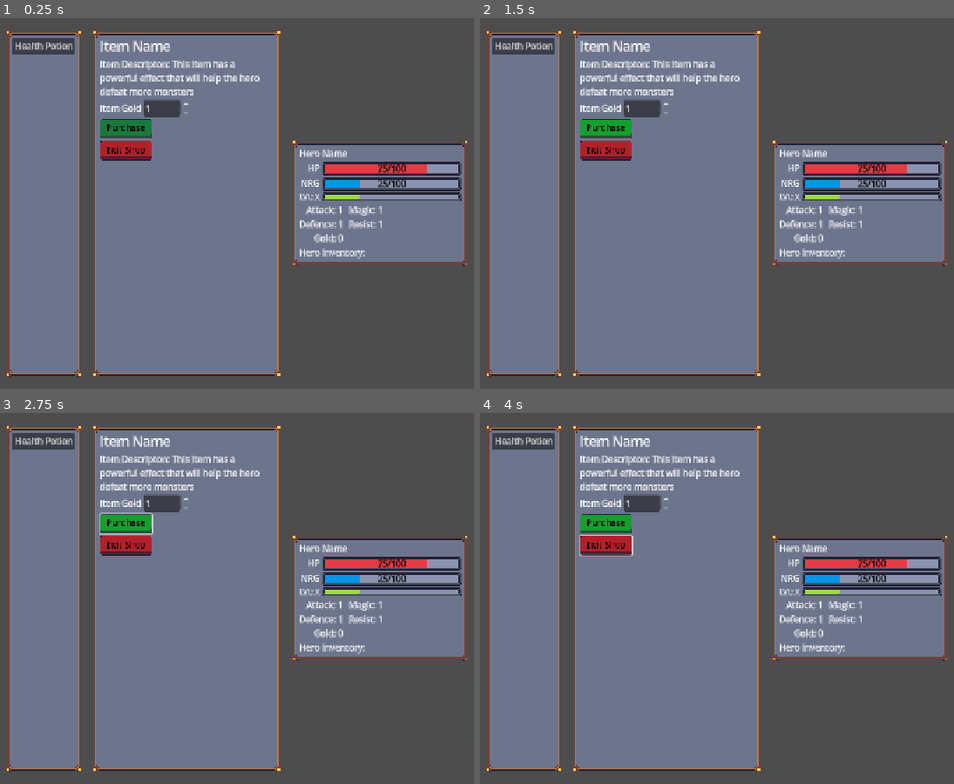
Above: before the commit, frames 1-4 (two rows, left to right).
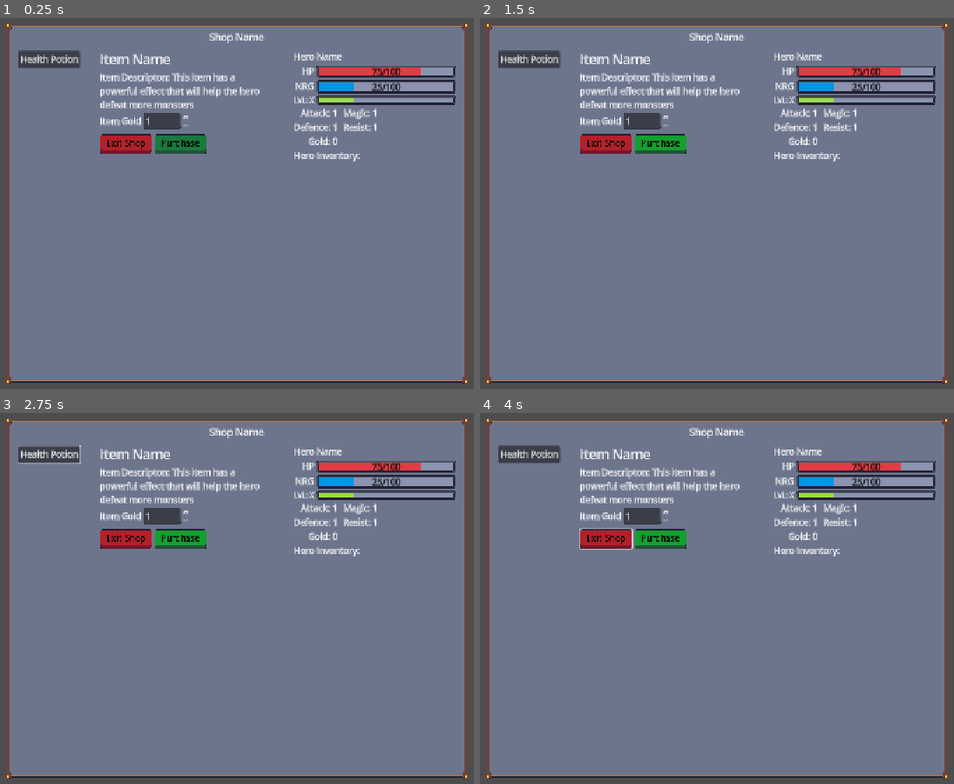
Above: after the commit, the same moments.

Repository: navtges3/PixelValley
Game: Godot game, scene res://scenes/ui/screens/shop_screen.tscn
The game is run twice, just before and just after one commit, with the same random seed, the same clock (stepped at 60 frames per second) and the same inputs. This scene is started directly instead of the project's main scene. Sound files missing from this copy of the repository are replaced by a short silence.
Inputs:
- Up to frame 1 (0.25 s): no input
- Up to frame 2 (1.5 s): click "Health Potion" at 0.5 s; click "Purchase" at 1.25 s
- Up to frame 3 (2.75 s): tap Enter at 2 s; hold Right (ui_right) from 2.03 s (still down); hold Tab (open_hud) from 2.03 s (still down)
- Up to frame 4 (4 s): tap Space at 2.75 s; release Right (ui_right) at 2.78 s; release Tab (open_hud) at 2.78 s; hold Down (ui_down) 2.78-3.53 s; tap Tab (open_hud) at 2.85 s; tap Enter at 3.5 s; hold Right (ui_right) from 3.53 s (still down); hold Tab (open_hud) from 3.53 s (still down)

The runs differ from the first frame. In frame 1, 42% of the frame differs, in the area x 1-99%, y 1-99%; in frame 2, 42%; in frame 3, 42%; in frame 4, 42%.
Error in both runs: Invalid access to property or key 'potion_shop' on a base object of type 'Nil'. (res://scripts/ui/screens/shop_screen.gd:56)

Commit message:
feat: Update shop screen layout and connections for improved structure

Diff:
--- a/scenes/ui/screens/shop_screen.tscn
+++ b/scenes/ui/screens/shop_screen.tscn
@@ -15,86 +15,101 @@
 grow_horizontal = 2
 grow_vertical = 2
 script = ExtResource("1_wjsap")
-shop_type = null
 
-[node name="ShopNameLabel" type="Label" parent="." unique_id=559161195]
-layout_mode = 1
-anchors_preset = -1
-anchor_left = 0.5
-anchor_top = 0.145
-anchor_right = 0.5
-anchor_bottom = 0.145
-grow_horizontal = 2
-text = "Shop Name"
+[node name="ShopManager" type="Node" parent="." unique_id=898180851]
+script = ExtResource("5_8niu3")
 
-[node name="HBoxContainer" type="HBoxContainer" parent="." unique_id=979985274]
+[node name="PanelContainer" type="PanelContainer" parent="." unique_id=427555005]
 layout_mode = 1
 anchors_preset = 8
 anchor_left = 0.5
 anchor_top = 0.5
 anchor_right = 0.5
 anchor_bottom = 0.5
-offset_left = -461.0
-offset_top = -320.0
-offset_right = 461.0
-offset_bottom = 320.0
+offset_left = -427.0
+offset_top = -333.0
+offset_right = 427.0
+offset_bottom = 333.0
 grow_horizontal = 2
 grow_vertical = 2
+theme = ExtResource("4_vyyrr")
+
+[node name="VBoxContainer" type="VBoxContainer" parent="PanelContainer" unique_id=1116611542]
+layout_mode = 2
+
+[node name="ShopNameLabel" type="Label" parent="PanelContainer/VBoxContainer" unique_id=559161195]
+layout_mode = 2
+theme_override_font_sizes/font_size = 18
+text = "Shop Name"
+horizontal_alignment = 1
+vertical_alignment = 1
+
+[node name="HSeparator" type="HSeparator" parent="PanelContainer/VBoxContainer" unique_id=1824778853]
+layout_mode = 2
+
+[node name="HBoxContainer" type="HBoxContainer" parent="PanelContainer/VBoxContainer" unique_id=979985274]
+layout_mode = 2
 theme_override_constants/separation = 16
 alignment = 1
 
-[node name="ListPanelContainer" type="PanelContainer" parent="HBoxContainer" unique_id=127267311]
-custom_minimum_size = Vector2(0, 640)
-layout_mode = 2
-size_flags_horizontal = 4
-size_flags_vertical = 4
-theme = ExtResource("4_vyyrr")
-
-[node name="ScrollContainer" type="ScrollContainer" parent="HBoxContainer/ListPanelContainer" unique_id=1502094098]
+[node name="ScrollContainer" type="ScrollContainer" parent="PanelContainer/VBoxContainer/HBoxContainer" unique_id=1502094098]
 layout_mode = 2
 horizontal_scroll_mode = 0
 
-[node name="ItemList" type="VBoxContainer" parent="HBoxContainer/ListPanelContainer/ScrollContainer" unique_id=1345505191]
+[node name="ItemList" type="VBoxContainer" parent="PanelContainer/VBoxContainer/HBoxContainer/ScrollContainer" unique_id=1345505191]
 layout_mode = 2
 
-[node name="Button" type="Button" parent="HBoxContainer/ListPanelContainer/ScrollContainer/ItemList" unique_id=2030915421]
+[node name="Button" type="Button" parent="PanelContainer/VBoxContainer/HBoxContainer/ScrollContainer/ItemList" unique_id=2030915421]
 layout_mode = 2
 text = "Health Potion"
 
-[node name="InfoPanelContainer" type="PanelContainer" parent="HBoxContainer" unique_id=938038825]
-custom_minimum_size = Vector2(0, 640)
-layout_mode = 2
-size_flags_horizontal = 4
-size_flags_vertical = 4
-theme = ExtResource("4_vyyrr")
-
-[node name="VBoxContainer" type="VBoxContainer" parent="HBoxContainer/InfoPanelContainer" unique_id=1799574486]
+[node name="HSeparator" type="HSeparator" parent="PanelContainer/VBoxContainer/HBoxContainer/ScrollContainer/ItemList" unique_id=685240961]
 layout_mode = 2
 
-[node name="ItemNameLabel" type="Label" parent="HBoxContainer/InfoPanelContainer/VBoxContainer" unique_id=1409757400]
+[node name="VSeparator" type="VSeparator" parent="PanelContainer/VBoxContainer/HBoxContainer" unique_id=487013773]
+layout_mode = 2
+
+[node name="ItemContainer" type="VBoxContainer" parent="PanelContainer/VBoxContainer/HBoxContainer" unique_id=1799574486]
+layout_mode = 2
+
+[node name="ItemNameLabel" type="Label" parent="PanelContainer/VBoxContainer/HBoxContainer/ItemContainer" unique_id=1409757400]
 layout_mode = 2
 theme_override_font_sizes/font_size = 24
 text = "Item Name"
 
-[node name="ItemDescriptionLabel" type="Label" parent="HBoxContainer/InfoPanelContainer/VBoxContainer" unique_id=20343323]
+[node name="ItemDescriptionLabel" type="Label" parent="PanelContainer/VBoxContainer/HBoxContainer/ItemContainer" unique_id=20343323]
 custom_minimum_size = Vector2(320, 0)
 layout_mode = 2
 text = "Item Descripton: This item has a powerful effect that will help the hero defeat more monsters"
 autowrap_mode = 2
 
-[node name="HBoxContainer" type="HBoxContainer" parent="HBoxContainer/InfoPanelContainer/VBoxContainer" unique_id=602352072]
+[node name="CostContainer" type="HBoxContainer" parent="PanelContainer/VBoxContainer/HBoxContainer/ItemContainer" unique_id=602352072]
 layout_mode = 2
 
-[node name="ItemCostLabel" type="Label" parent="HBoxContainer/InfoPanelContainer/VBoxContainer/HBoxContainer" unique_id=2124260684]
+[node name="ItemCostLabel" type="Label" parent="PanelContainer/VBoxContainer/HBoxContainer/ItemContainer/CostContainer" unique_id=2124260684]
 layout_mode = 2
 text = "Item Gold"
 
-[node name="SpinBox" type="SpinBox" parent="HBoxContainer/InfoPanelContainer/VBoxContainer/HBoxContainer" unique_id=1426867500]
+[node name="QuantitySpinBox" type="SpinBox" parent="PanelContainer/VBoxContainer/HBoxContainer/ItemContainer/CostContainer" unique_id=1426867500]
 layout_mode = 2
 min_value = 1.0
 value = 1.0
 
-[node name="PurchaseButton" type="Button" parent="HBoxContainer/InfoPanelContainer/VBoxContainer" unique_id=296293788]
+[node name="ability_container" type="VBoxContainer" parent="PanelContainer/VBoxContainer/HBoxContainer/ItemContainer" unique_id=1211328124]
+layout_mode = 2
+
+[node name="HBoxContainer" type="HBoxContainer" parent="PanelContainer/VBoxContainer/HBoxContainer/ItemContainer" unique_id=687292725]
+layout_mode = 2
+
+[node name="ExitButton" type="Button" parent="PanelContainer/VBoxContainer/HBoxContainer/ItemContainer/HBoxContainer" unique_id=1691211180]
+custom_minimum_size = Vector2(96, 32)
+layout_mode = 2
+size_flags_horizontal = 0
+size_flags_vertical = 0
+theme = ExtResource("2_ec12o")
+text = "Exit Shop"
+
+[node name="PurchaseButton" type="Button" parent="PanelContainer/VBoxContainer/HBoxContainer/ItemContainer/HBoxContainer" unique_id=296293788]
 custom_minimum_size = Vector2(96, 32)
 layout_mode = 2
 size_flags_horizontal = 0
@@ -102,37 +117,26 @@
 theme = ExtResource("1_6epuk")
 text = "Purchase"
 
-[node name="ExitButton" type="Button" parent="HBoxContainer/InfoPanelContainer/VBoxContainer" unique_id=1691211180]
-custom_minimum_size = Vector2(96, 32)
-layout_mode = 2
-size_flags_horizontal = 0
-size_flags_vertical = 0
-theme = ExtResource("2_ec12o")
-text = "Exit Shop"
-
-[node name="ability_container" type="VBoxContainer" parent="HBoxContainer/InfoPanelContainer/VBoxContainer" unique_id=1211328124]
+[node name="HSeparator" type="HSeparator" parent="PanelContainer/VBoxContainer/HBoxContainer/ItemContainer" unique_id=1394894622]
 layout_mode = 2
 
-[node name="HeroPanelContainer" type="PanelContainer" parent="HBoxContainer" unique_id=483686062]
-layout_mode = 2
-size_flags_horizontal = 4
-size_flags_vertical = 4
-theme = ExtResource("4_vyyrr")
-
-[node name="VBoxContainer" type="VBoxContainer" parent="HBoxContainer/HeroPanelContainer" unique_id=1742232913]
+[node name="VSeparator2" type="VSeparator" parent="PanelContainer/VBoxContainer/HBoxContainer" unique_id=1596020135]
 layout_mode = 2
 
-[node name="HeroUI" parent="HBoxContainer/HeroPanelContainer/VBoxContainer" unique_id=1959400994 instance=ExtResource("3_ec12o")]
+[node name="HeroInfo" type="VBoxContainer" parent="PanelContainer/VBoxContainer/HBoxContainer" unique_id=1742232913]
 layout_mode = 2
 
-[node name="InventoryLabel" type="Label" parent="HBoxContainer/HeroPanelContainer/VBoxContainer" unique_id=734318880]
+[node name="HeroUI" parent="PanelContainer/VBoxContainer/HBoxContainer/HeroInfo" unique_id=1959400994 instance=ExtResource("3_ec12o")]
+layout_mode = 2
+
+[node name="InventoryLabel" type="Label" parent="PanelContainer/VBoxContainer/HBoxContainer/HeroInfo" unique_id=734318880]
 layout_mode = 2
 text = "Hero Inventory:"
 
-[node name="ShopManager" type="Node" parent="." unique_id=898180851]
-script = ExtResource("5_8niu3")
+[node name="HSeparator" type="HSeparator" parent="PanelContainer/VBoxContainer/HBoxContainer/HeroInfo" unique_id=476855945]
+layout_mode = 2
 
-[connection signal="value_changed" from="HBoxContainer/InfoPanelContainer/VBoxContainer/HBoxContainer/SpinBox" to="." method="_on_spin_box_value_changed"]
-[connection signal="pressed" from="HBoxContainer/InfoPanelContainer/VBoxContainer/PurchaseButton" to="." method="_on_purchase_button_pressed"]
-[connection signal="pressed" from="HBoxContainer/InfoPanelContainer/VBoxContainer/ExitButton" to="." method="_on_exit_button_pressed"]
 [connection signal="hero_updated" from="ShopManager" to="." method="_on_shop_manager_hero_updated"]
+[connection signal="value_changed" from="PanelContainer/VBoxContainer/HBoxContainer/ItemContainer/CostContainer/QuantitySpinBox" to="." method="_on_spin_box_value_changed"]
+[connection signal="pressed" from="PanelContainer/VBoxContainer/HBoxContainer/ItemContainer/HBoxContainer/ExitButton" to="." method="_on_exit_button_pressed"]
+[connection signal="pressed" from="PanelContainer/VBoxContainer/HBoxContainer/ItemContainer/HBoxContainer/PurchaseButton" to="." method="_on_purchase_button_pressed"]
--- a/scripts/ui/screens/shop_screen.gd
+++ b/scripts/ui/screens/shop_screen.gd
@@ -11,18 +11,18 @@
 @export var shop_type: ShopType = ShopType.POTION
 
 @onready var shop_manager = $ShopManager
-@onready var item_list: VBoxContainer = $HBoxContainer/ListPanelContainer/ScrollContainer/ItemList
-@onready var shop_name_label: Label = $ShopNameLabel
+@onready var item_list: VBoxContainer = $PanelContainer/VBoxContainer/HBoxContainer/ScrollContainer/ItemList
+@onready var shop_name_label: Label = $PanelContainer/VBoxContainer/ShopNameLabel
 # Detail Panel
-@onready var item_name_label: Label = $HBoxContainer/InfoPanelContainer/VBoxContainer/ItemNameLabel
-@onready var item_description_label: Label = $HBoxContainer/InfoPanelContainer/VBoxContainer/ItemDescriptionLabel
-@onready var item_cost_label: Label = $HBoxContainer/InfoPanelContainer/VBoxContainer/HBoxContainer/ItemCostLabel
-@onready var quantity_spin_box: SpinBox = $HBoxContainer/InfoPanelContainer/VBoxContainer/HBoxContainer/SpinBox
-@onready var ability_container: VBoxContainer = $HBoxContainer/InfoPanelContainer/VBoxContainer/ability_container
-@onready var purchase_button: Button = $HBoxContainer/InfoPanelContainer/VBoxContainer/PurchaseButton
+@onready var item_name_label: Label = $PanelContainer/VBoxContainer/HBoxContainer/ItemContainer/ItemNameLabel
+@onready var item_description_label: Label = $PanelContainer/VBoxContainer/HBoxContainer/ItemContainer/ItemDescriptionLabel
+@onready var item_cost_label: Label = $PanelContainer/VBoxContainer/HBoxContainer/ItemContainer/CostContainer/ItemCostLabel
+@onready var quantity_spin_box: SpinBox = $PanelContainer/VBoxContainer/HBoxContainer/ItemContainer/CostContainer/QuantitySpinBox
+@onready var ability_container: VBoxContainer = $PanelContainer/VBoxContainer/HBoxContainer/ItemContainer/ability_container
+@onready var purchase_button: Button = $PanelContainer/VBoxContainer/HBoxContainer/ItemContainer/HBoxContainer/PurchaseButton
 # Hero Panel
-@onready var hero_ui: HeroInfo = $HBoxContainer/HeroPanelContainer/VBoxContainer/HeroUI
-@onready var inventory_label: Label = $HBoxContainer/HeroPanelContainer/VBoxContainer/InventoryLabel
+@onready var hero_ui: HeroInfo = $PanelContainer/VBoxContainer/HBoxContainer/HeroInfo/HeroUI
+@onready var inventory_label: Label = $PanelContainer/VBoxContainer/HBoxContainer/HeroInfo/InventoryLabel
 
 var ItemButton := preload("res://scenes/ui/components/item_button.tscn")
 
--- a/scripts/world/player.gd
+++ b/scripts/world/player.gd
@@ -41,7 +41,9 @@
 		return
 	_zone_cooldown = true
 	await get_tree().process_frame
-	var data = zone.screen_data if zone.screen_data >= 0 else null
+	var data = null
+	if zone.screen_data >= 0:
+		data = zone.screen_data
 	ScreenManager.go_to_screen(zone.screen_target, zone.entrance_id, data)
 	_zone_cooldown = false
 
